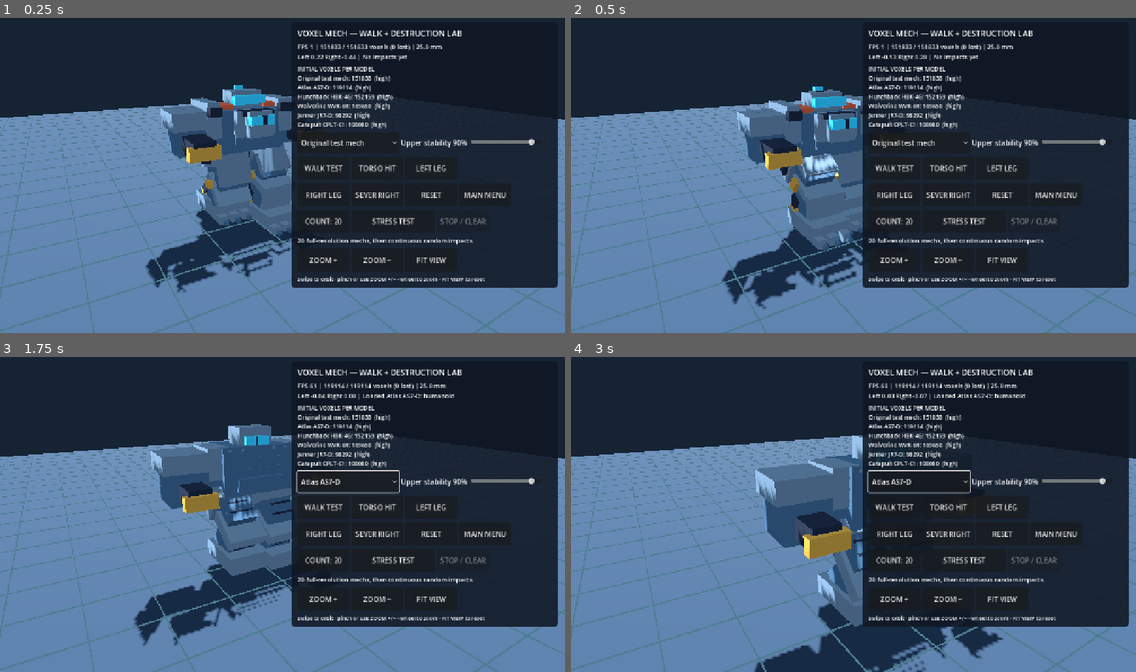
Above: before the commit, frames 1-4 (two rows, left to right).
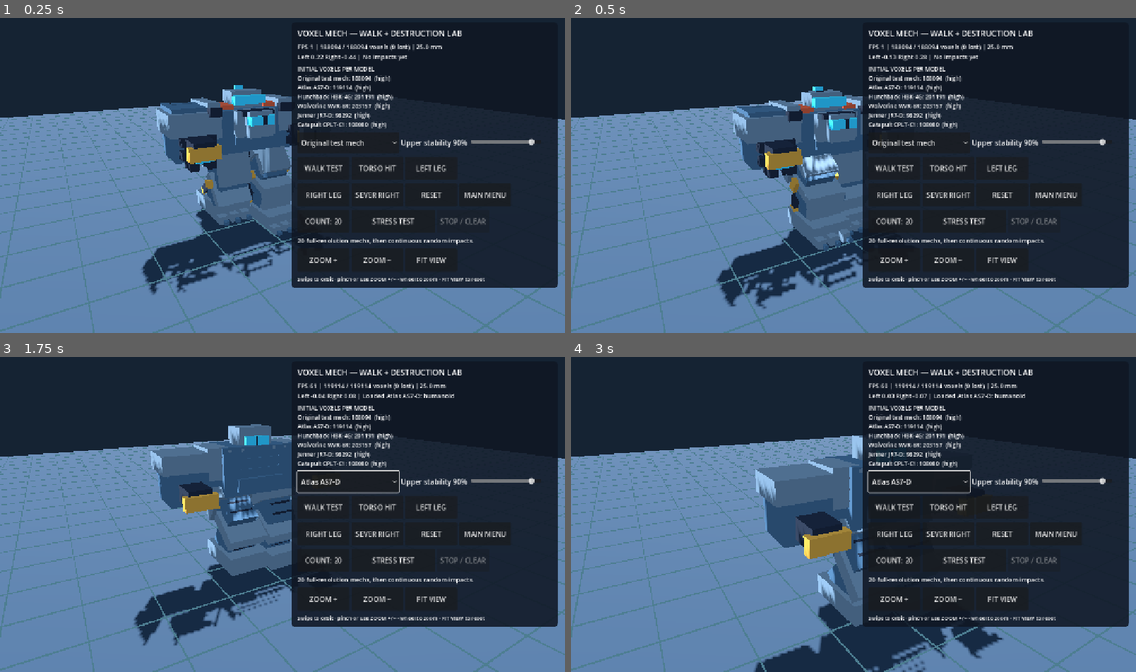
Above: after the commit, the same moments.

Repository: drag0nblad3/BtechMobile
Game: Godot game, scene res://scenes/voxel_mech_lab.tscn
Two runs of this game, one before a commit and one after it. Both use one fixed random seed, a clock stepped at 60 frames per second and the inputs below. This scene is started directly instead of the project's main scene.
Inputs:
- Up to frame 1 (0.25 s): no input
- Up to frame 2 (0.5 s): no input
- Up to frame 3 (1.75 s): click "Original test mech" at 0.5 s; click "WALK TEST" at 1.25 s
- Up to frame 4 (3 s): click "Atlas AS7-D" at 2 s; click "TORSO HIT" at 2.75 s

The runs differ from the first frame. In frame 1, 1.5% of the frame differs, in the area x 25-67%, y 8-88%; in frame 2, 1.6%, in the area x 25-67%, y 8-92%; in frame 3, less than 0.1%; in frame 4, less than 0.1%.

Commit message:
Pass explicit chassis identity to weapon sculpt rather than inferring it from shared arm style

Diff:
--- a/src/view/units/voxel_mech_rig.gd
+++ b/src/view/units/voxel_mech_rig.gd
@@ -102,7 +102,8 @@
 	upper.add_child(shoulder)
 	rig["arms"].append(shoulder)
 	var arm := _new_part(shoulder, key, profile, detail, meshes)
-	VoxelMechArt.arm(arm, str(profile.get("arm", "standard")), side)
+	VoxelMechArt.arm(arm, str(profile.get("arm", "standard")), side,
+			str(profile.get("shape", "prototype")))
 	rig["parts"][key] = arm
 	rig["sockets"][key] = shoulder
 
